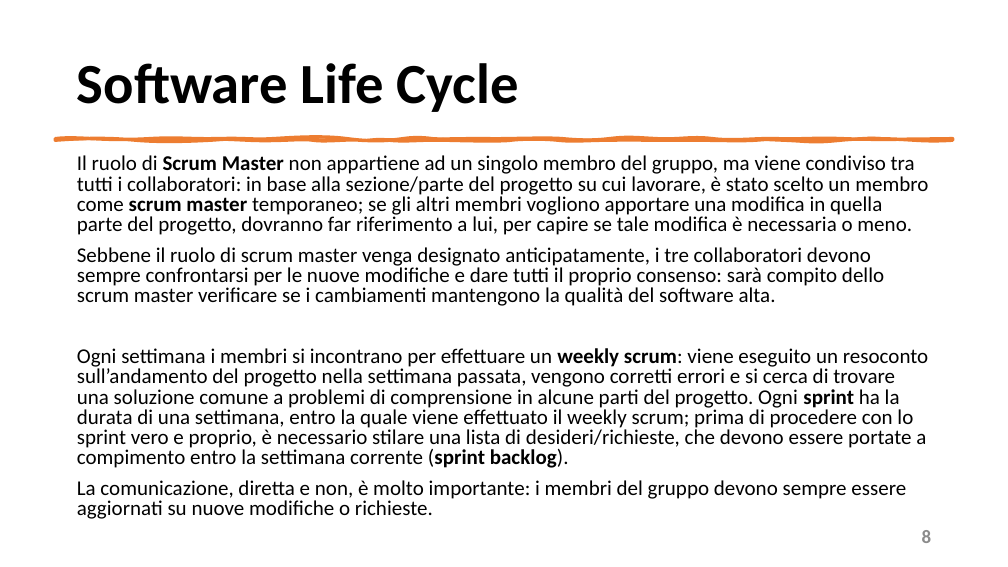
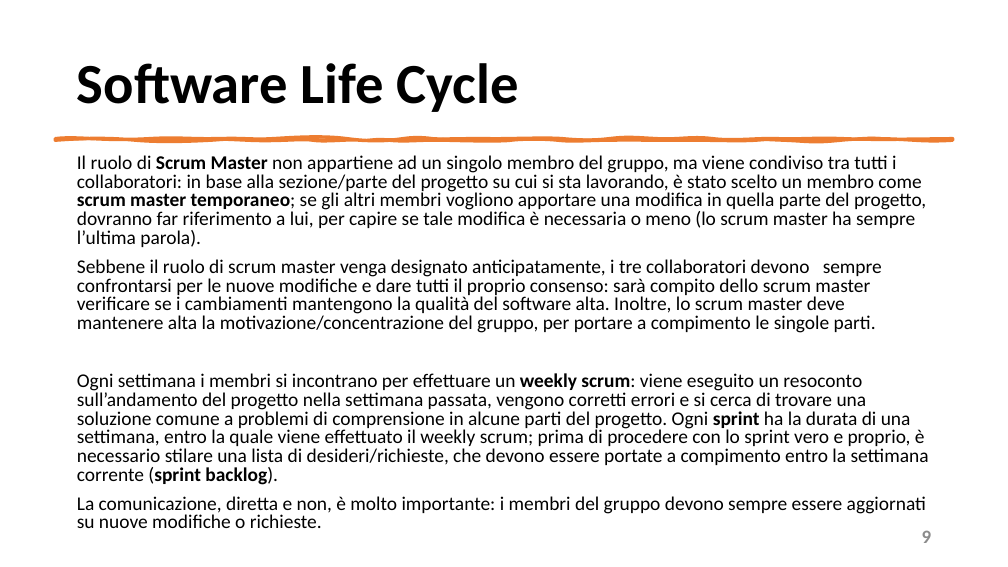
Before and after one commit to mangilimatteo/Progetto_Ingegneria_Software_Cattaneo_Mangili_Saini, a slide deck: slide 9 of Presentazione/Presentazione_Progetto.pptx (slide 8 before the commit). Drawn at 1008x567 pixels with LibreOffice and Linux fonts; fonts in the diff are those of the drawing. Boxes give left, top, right and bottom in pixels: in the first picture for what was removed or moved away, otherwise in the second. Text is boxed around its words. In the diff, an @@ line names an element or a change of style, - is before the commit and + after.

Commit message:
Update Presentazione Progetto
Correzione errori, compilazione Requisiti e Tools

```diff
--- a/Presentazione/Presentazione_Progetto.pptx
+++ b/Presentazione/Presentazione_Progetto.pptx
@@ text at bbox=[77, 155, 926, 333]: text changed; size 20 to 18.5 pt @@
-Il ruolo di Scrum Master non appartiene ad un singolo membro del gruppo, ma viene condiviso tra tutti i collaboratori: in base alla sezione/parte del progetto su cui lavorare, è stato scelto un membro come scrum master temporaneo; se gli altri membri vogliono apportare una modifica in quella parte del progetto, dovranno far riferimento a lui, per capire se tale modifica è necessaria o meno.
-Sebbene il ruolo di scrum master venga designato anticipatamente, i tre collaboratori devono sempre confrontarsi per le nuove modifiche e dare tutti il proprio consenso: sarà compito dello scrum master verificare se i cambiamenti mantengono la qualità del software alta.
+Il ruolo di Scrum Master non appartiene ad un singolo membro del gruppo, ma viene condiviso tra tutti i collaboratori: in base alla sezione/parte del progetto su cui si sta lavorando, è stato scelto un membro come scrum master temporaneo; se gli altri membri vogliono apportare una modifica in quella parte del progetto, dovranno far riferimento a lui, per capire se tale modifica è necessaria o meno (lo scrum master ha sempre l’ultima parola).
+Sebbene il ruolo di scrum master venga designato anticipatamente, i tre collaboratori devono sempre confrontarsi per le nuove modifiche e dare tutti il proprio consenso: sarà compito dello scrum master verificare se i cambiamenti mantengono la qualità del software alta. Inoltre, lo scrum master deve mantenere alta la motivazione/concentrazione del gruppo, per portare a compimento le singole parti.
@@ text at bbox=[77, 373, 929, 528]: size 20 to 18.5 pt in "Ogni settimana i membri si incontrano per ...", "La comunicazione, diretta e non, è molto ..." @@
@@ page number at bbox=[922, 530, 932, 543]: text changed @@
-8
+9
```
Also in this commit, not shown: 12 other slides changed, 1 slide added.
